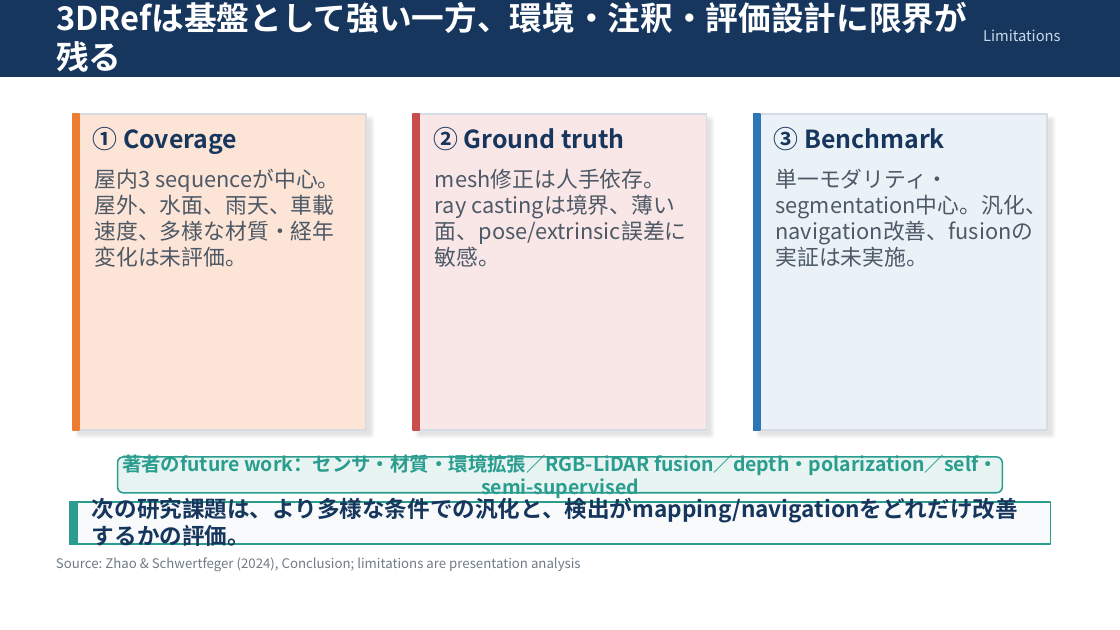
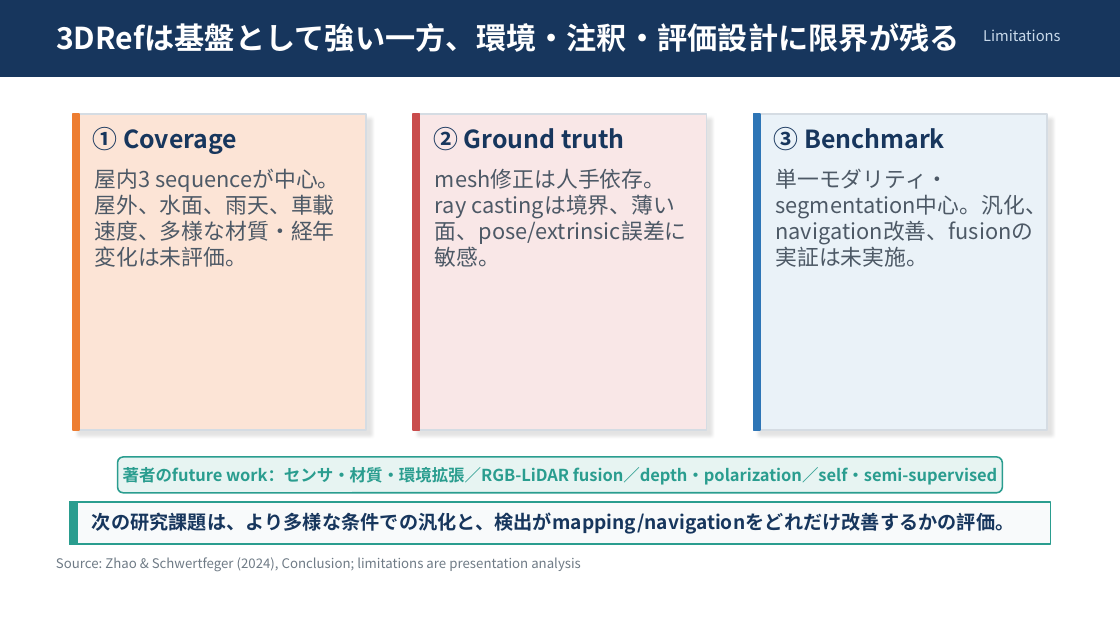
Before and after one commit to i-takechi/Master_work, a slide deck: slide 43 of セミナー202060723.pptx (slide 23 before the commit). Drawn at 1120x630 pixels with LibreOffice and Linux fonts; fonts in the diff are those of the drawing. Boxes give left, top, right and bottom in pixels: in the first picture for what was removed or moved away, otherwise in the second. Text is boxed around its words. In the diff, an @@ line names an element or a change of style, - is before the commit and + after.

```diff
--- a/セミナー202060723.pptx
+++ b/セミナー202060723.pptx
@@ text "3DRefは基盤として強い一方、環境・注釈・評価設計に限界が残る" at [56,23,960,52]: size 21 to 19.4 pt @@
@@ text "著者のfuture work：センサ・材質・環境拡張／RGB-LiDAR fusion／depth・polarizati ..." at [123,467,997,485]: size 12.5 to 10.6 pt @@
@@ text "次の研究課題は、より多様な条件での汎化と、検出がmapping/navigationをどれだけ改善するかの評価。" at [92,512,1015,534]: size 14.5 to 12.3 pt @@
```
Also in this commit, not shown: 21 other slides changed, 22 slides added, 2 slides removed.
